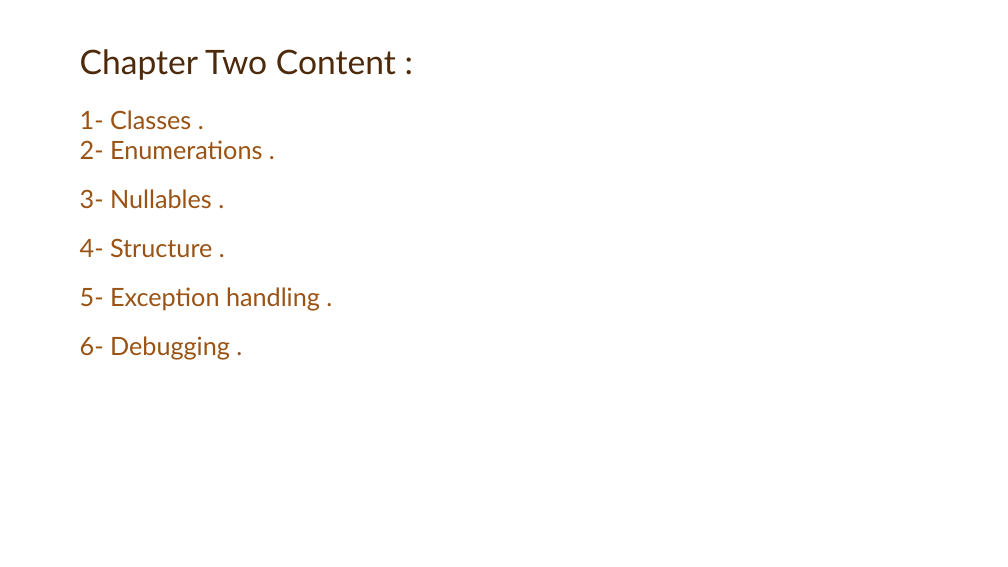
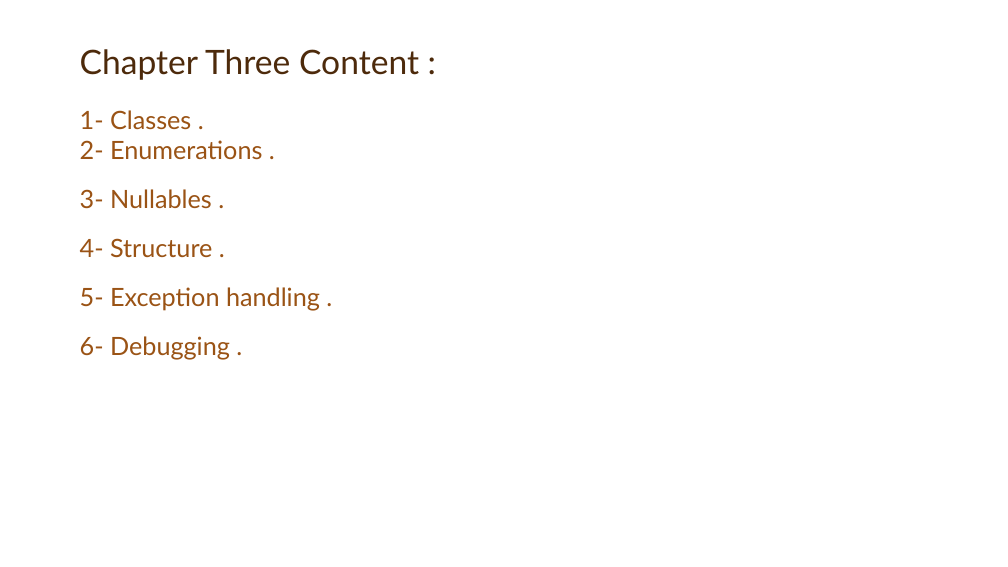
Before and after one commit to MinaAnwerRepo/android, a slide deck: slide 37 of Presentation/CSharpBasics.pptx. Drawn at 1008x567 pixels with LibreOffice and Linux fonts; fonts in the diff are those of the drawing; background and template pictures are left out. Boxes give left, top, right and bottom in pixels: in the first picture for what was removed or moved away, otherwise in the second. Text is boxed around its words. In the diff, an @@ line names an element or a change of style, - is before the commit and + after.

```diff
--- a/Presentation/CSharpBasics.pptx
+++ b/Presentation/CSharpBasics.pptx
@@ title at box(80, 49, 419, 80): text changed @@
-Chapter Two Content :
+Chapter Three Content :
```
Also in this commit, not shown: 6 other slides changed, 9 slides added, 5 slides removed, 2 other files.
